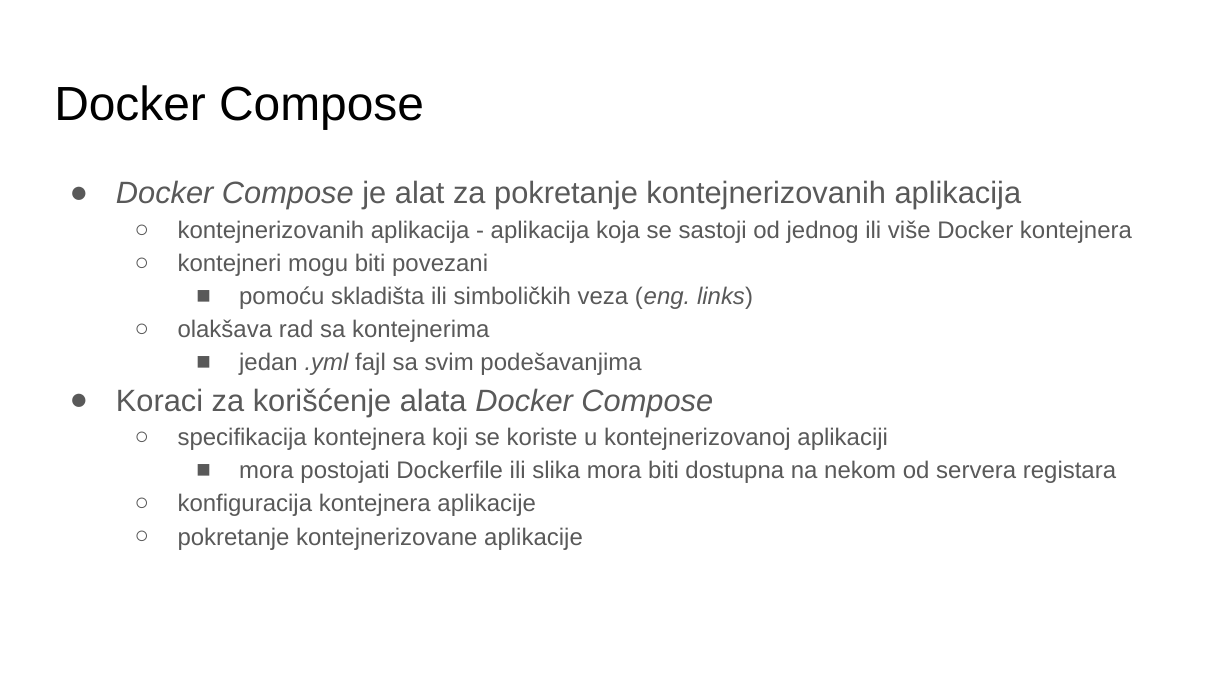
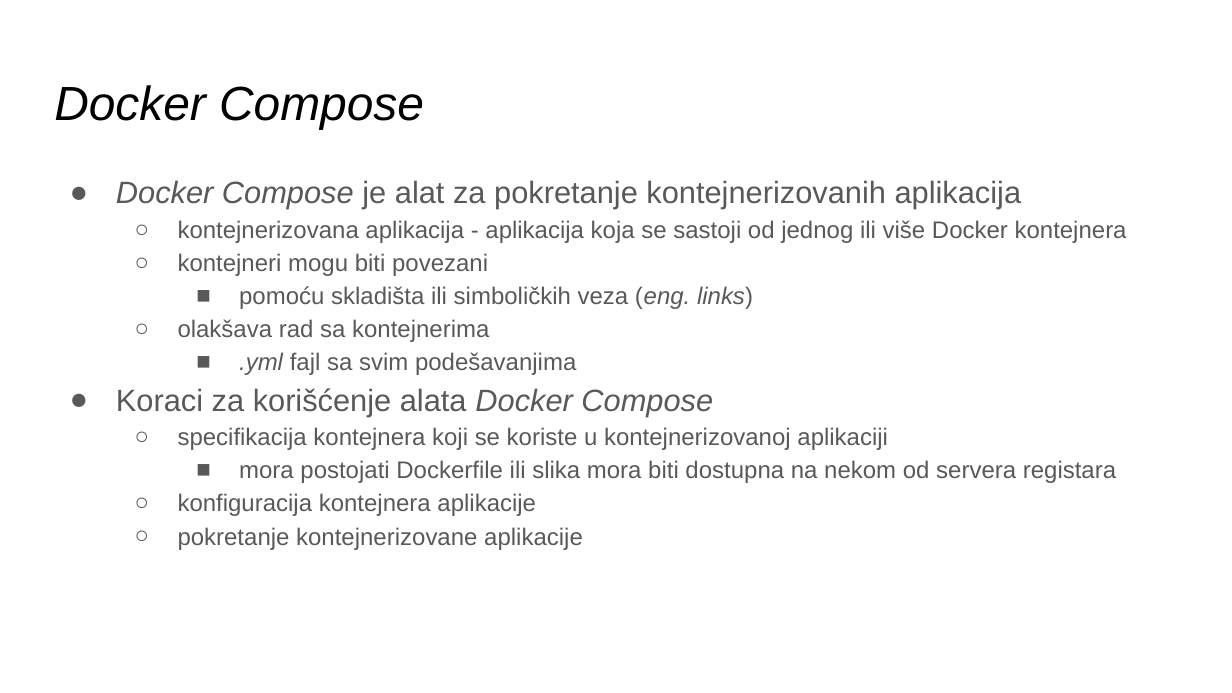
Before and after one commit to vdimitrieski/asvsp, a slide deck: slide 2 of Vezbe/Termin2/02_ASVSP_DockerCompose.pptx. Drawn at 1232x693 pixels with LibreOffice and Linux fonts; fonts in the diff are those of the drawing. Boxes give left, top, right and bottom in pixels: in the first picture for what was removed or moved away, otherwise in the second. Text is boxed around its words. In the diff, an @@ line names an element or a change of style, - is before the commit and + after.

```diff
--- a/Vezbe/Termin2/02_ASVSP_DockerCompose.pptx
+++ b/Vezbe/Termin2/02_ASVSP_DockerCompose.pptx
@@ title "Docker Compose" at bbox=[54, 85, 424, 129]: italic on @@
@@ text at bbox=[178, 220, 1127, 243]: text changed @@
-  ○ kontejnerizovanih aplikacija - aplikacija koja se sastoji od jednog ili više Docker kontejnera
+  ○ kontejnerizovana aplikacija - aplikacija koja se sastoji od jednog ili više Docker kontejnera
@@ text at bbox=[239, 352, 576, 375]: text changed @@
-    ■ jedan .yml fajl sa svim podešavanjima
+    ■ .yml fajl sa svim podešavanjima
```
Also in this commit, not shown: 3 other slides changed, 4 slides added, 4 other files.
